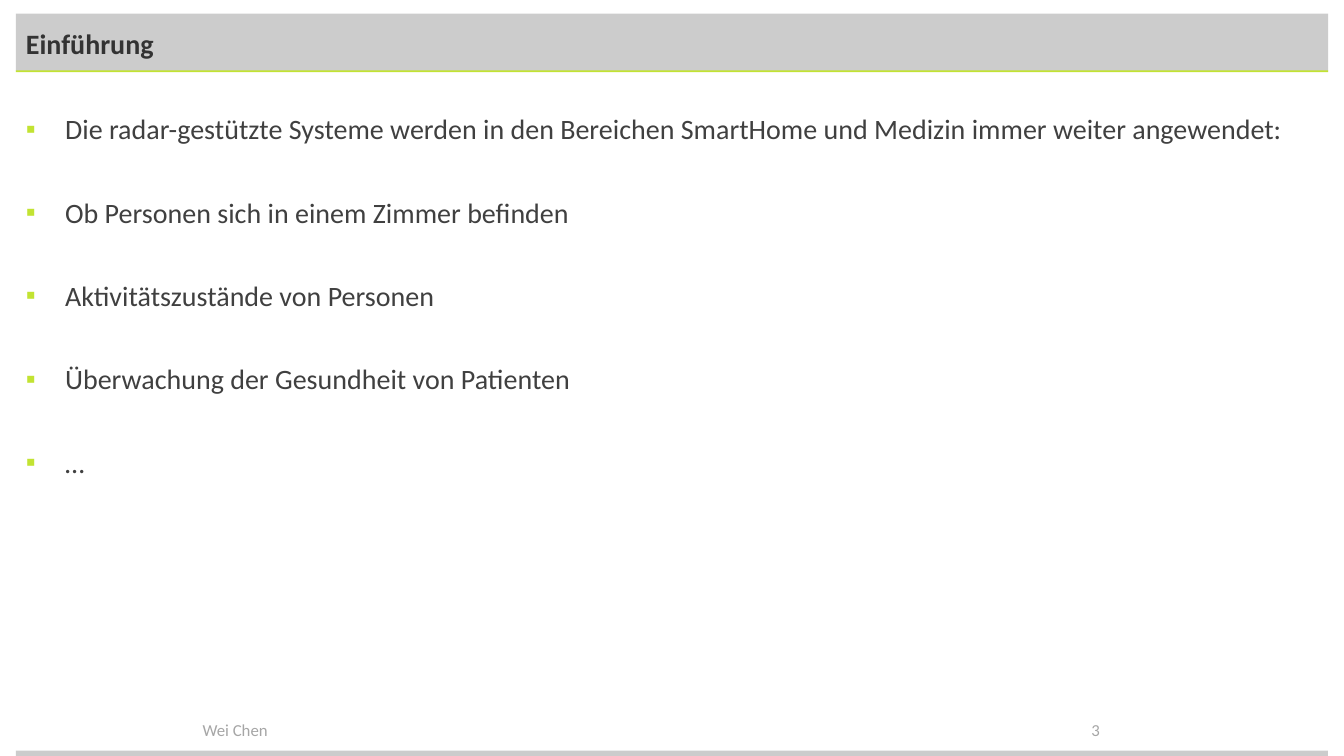
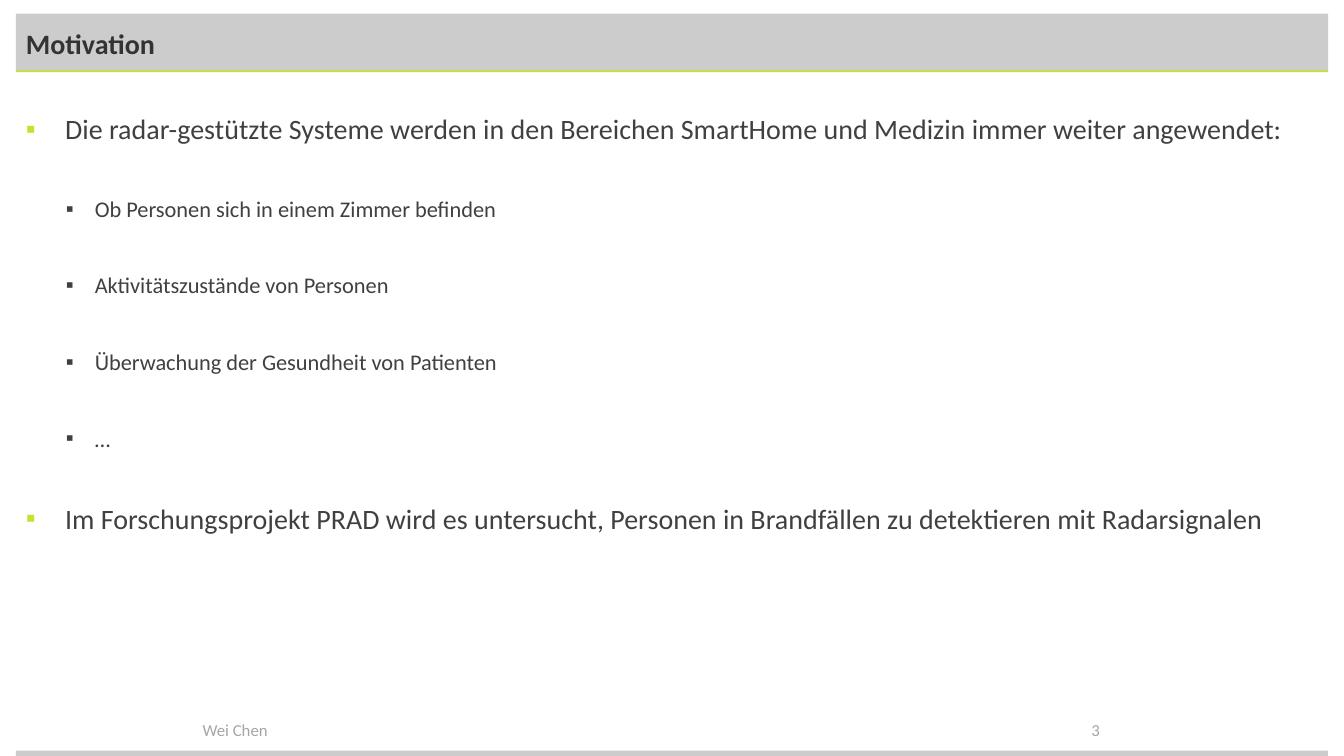
Before and after one commit to Evildes000/Range-and-Velocity-Estimation-using-FMCW-radar, a slide deck: slide 3 of Vortrag.pptx. Drawn at 1344x756 pixels with LibreOffice and Linux fonts; fonts in the diff are those of the drawing; background and template pictures are left out. Boxes give left, top, right and bottom in pixels: in the first picture for what was removed or moved away, otherwise in the second. Text is boxed around its words. In the diff, an @@ line names an element or a change of style, - is before the commit and + after.

```diff
--- a/Vortrag.pptx
+++ b/Vortrag.pptx
@@ title at (26,34,155,54): text changed @@
-Einführung
+Motivation
@@ text at (95,201,497,374): size 20 to 16 pt in "Ob Personen sich in einem Zimmer befinden", "Aktivitätszustände von Personen", "Überwachung der Gesundheit von Patienten", "…"; list level 1 to 2 in "Ob Personen sich in einem ..."; list level 1 to 2 in "Aktivitätszustände von Personen"; list level 1 to 2 in "Überwachung der Gesundheit von Patienten"; list level 1 to 2 in "…" @@
@@ text at (65,509,1262,534): paragraph added @@
+▪ Im Forschungsprojekt PRAD wird es untersucht, Personen in Brandfällen zu detektieren mit Radarsignalen
```
Also in this commit, not shown: 7 other slides changed, 1 other file.
